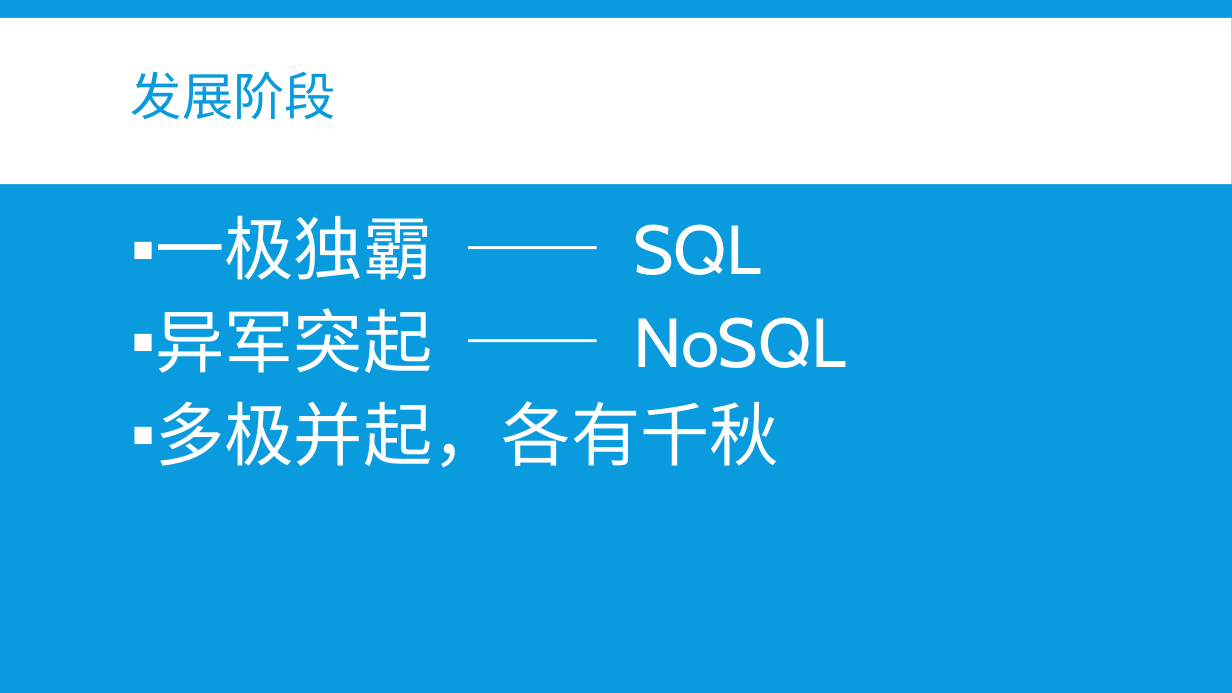
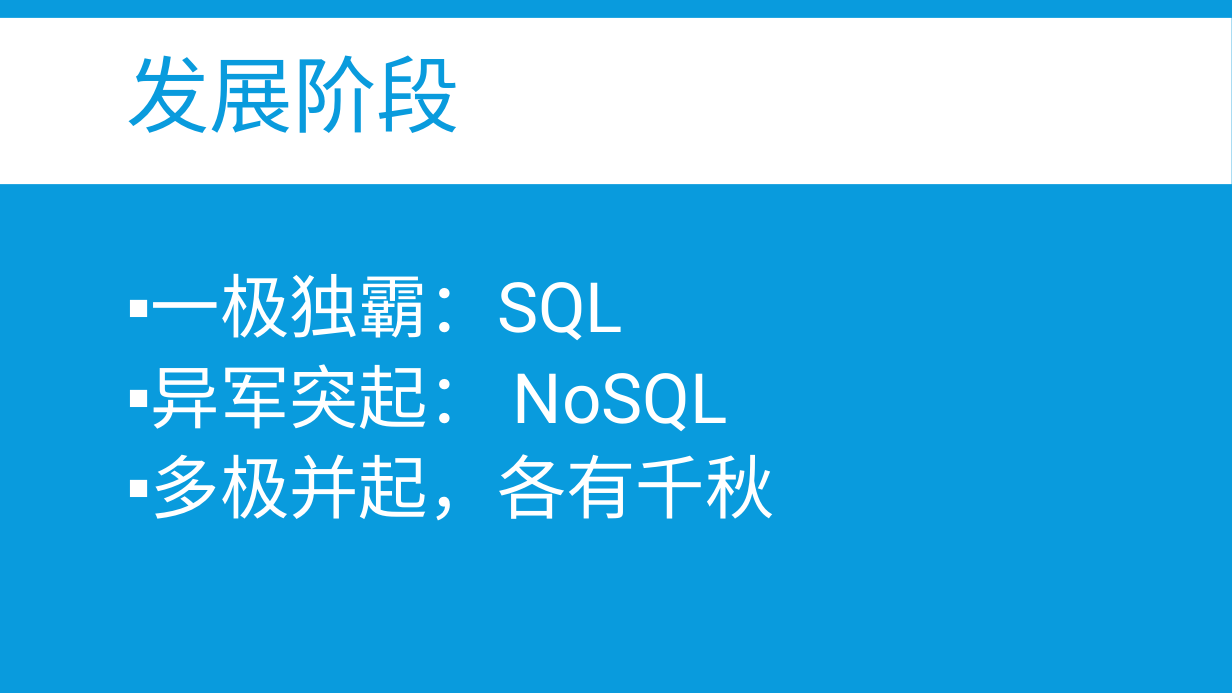
Before and after one commit to b4ubles/PCBNS, a slide deck: slide 4 of doc/NoSQL vs SQL.pptx. Drawn at 1232x693 pixels with LibreOffice and Linux fonts; fonts in the diff are those of the drawing. Boxes give left, top, right and bottom in pixels: in the first picture for what was removed or moved away, otherwise in the second. Text is boxed around its words. In the diff, an @@ line names an element or a change of style, - is before the commit and + after.

```diff
--- a/doc/NoSQL vs SQL.pptx
+++ b/doc/NoSQL vs SQL.pptx
@@ title "发展阶段" at bbox=[126, 55, 460, 133]: size 40 to 65 pt, font Cabin to Roboto @@
@@ text "一极独霸：SQL": place and size @@
-text "一极独霸：SQL" at bbox=[155, 215, 846, 467]
+text "一极独霸：SQL" at bbox=[151, 273, 775, 520]
@@ text "一极独霸：SQL" at bbox=[151, 273, 775, 520]: vertical alignment top to middle @@
@@ text at bbox=[151, 273, 728, 431]: text changed; font Cabin to Roboto @@
-▪ 一极独霸 —— SQL
-▪ 异军突起 —— NoSQL
+▪ 一极独霸：SQL
+▪ 异军突起： NoSQL
@@ text at bbox=[151, 454, 775, 520]: font Cabin to Roboto in "多极并起，各有千秋"; less space between paragraphs @@
```
Also in this commit, not shown: 26 other slides changed, 12 slides added, 3 slides removed.
